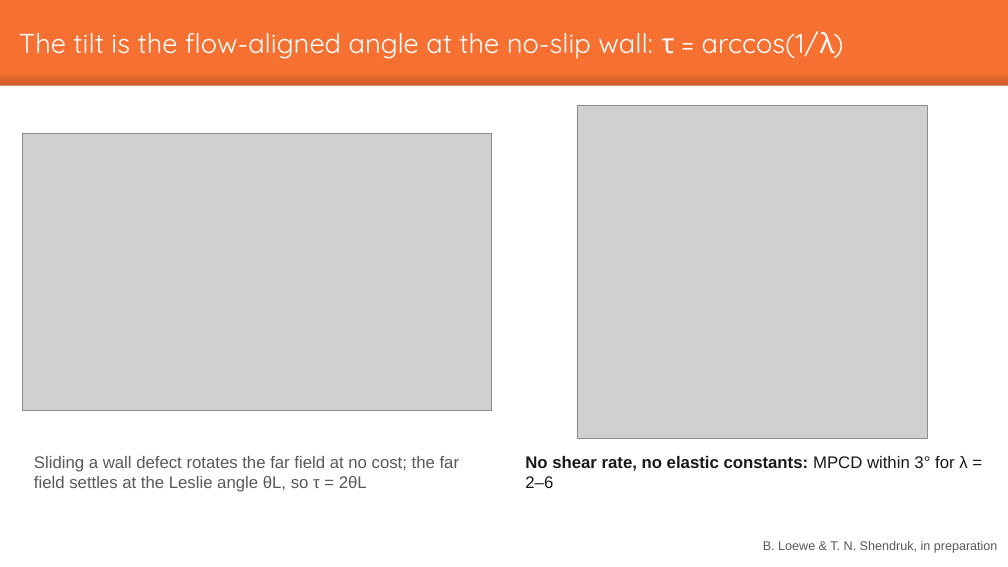
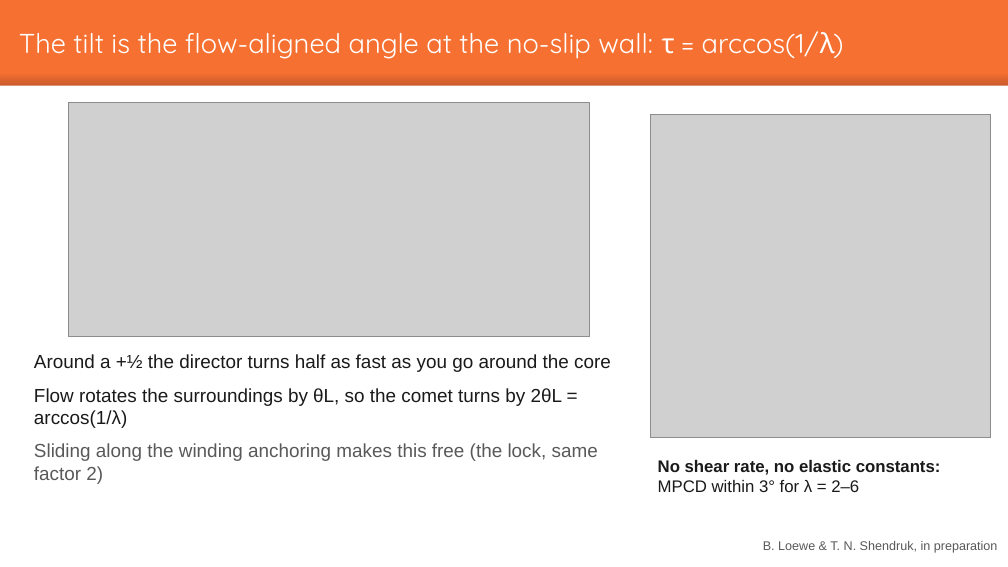
Before and after one commit to baloewey/Overcharged-analysis, a slide deck: slide 8 of reports/talk_workshop_20261127/Loewe_workshop_20261127.pptx (slide 7 before the commit). Drawn at 1008x567 pixels with LibreOffice and Linux fonts; fonts in the diff are those of the drawing; grey boxes stand for pictures. Boxes give left, top, right and bottom in pixels: in the first picture for what was removed or moved away, otherwise in the second. Text is boxed around its words. In the diff, an @@ line names an element or a change of style, - is before the commit and + after.

```diff
--- a/reports/talk_workshop_20261127/Loewe_workshop_20261127.pptx
+++ b/reports/talk_workshop_20261127/Loewe_workshop_20261127.pptx
@@ picture: place and size @@
-picture at box(23, 134, 492, 411)
+picture at box(69, 102, 590, 337)
@@ picture: place and size @@
-picture at box(577, 106, 928, 439)
+picture at box(650, 114, 991, 437)
@@ text added at box(34, 354, 611, 484), 18 pt, text #1A1A1A @@
+Around a +½ the director turns half as fast as you go around the core
+Flow rotates the surroundings by θL, so the comet turns by 2θL = arccos(1/λ)
+Sliding along the winding anchoring makes this free (the lock, same factor 2)
@@ text removed at box(34, 456, 460, 492) @@
-Sliding a wall defect rotates the far field at no cost; the far field settles at the Leslie angle θL, so τ = 2θL
@@ text "No shear rate, no elastic ..." rewrapped from box(525, 456, 967, 488) to box(658, 460, 941, 492) @@
```
Also in this commit, not shown: 2 other slides changed, 1 slide added, 14 other files.
